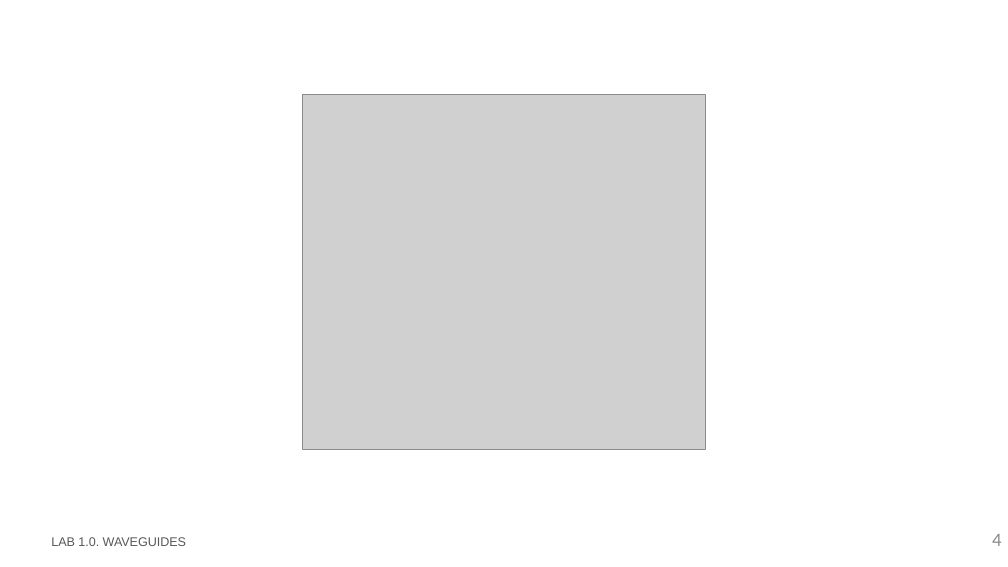
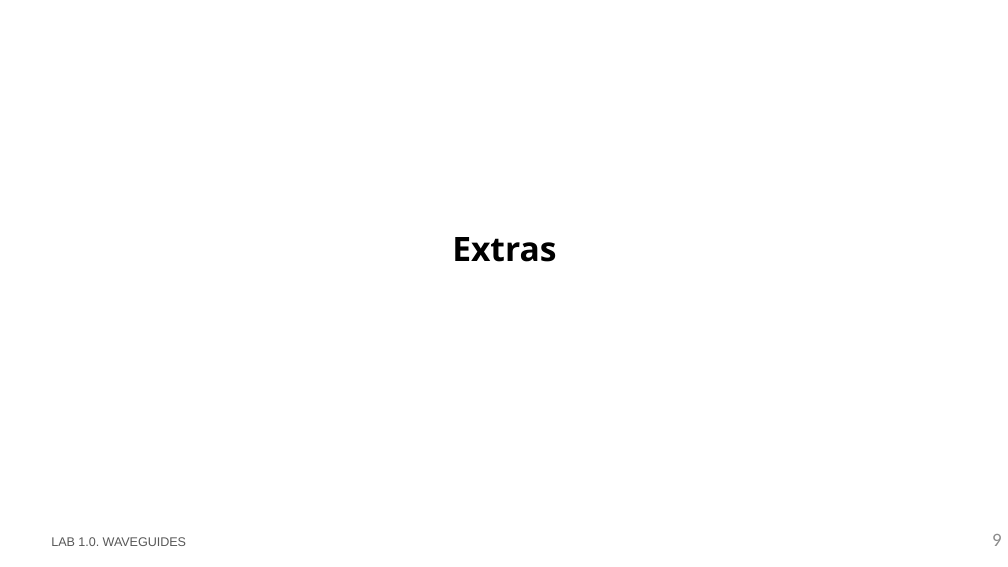
Before and after one commit to niospinamev2/pic-upv-lab1, a slide deck: slide 9 of LabBook_10.pptx (slide 4 before the commit). Drawn at 1008x567 pixels with LibreOffice and Linux fonts; fonts in the diff are those of the drawing; grey boxes stand for pictures; background and template pictures are left out. Boxes give left, top, right and bottom in pixels: in the first picture for what was removed or moved away, otherwise in the second. Text is boxed around its words. In the diff, an @@ line names an element or a change of style, - is before the commit and + after.

```diff
--- a/LabBook_10.pptx
+++ b/LabBook_10.pptx
@@ picture removed at (x1=302, y1=95, x2=706, y2=450) @@
@@ text added at (x1=452, y1=237, x2=556, y2=262), 32 pt, text #000000, bold @@
+Extras
@@ page number at (x1=992, y1=534, x2=1002, y2=546): text changed @@
-4
+9
```
Also in this commit, not shown: 4 other slides changed, 3 slides added, 15 other files.
